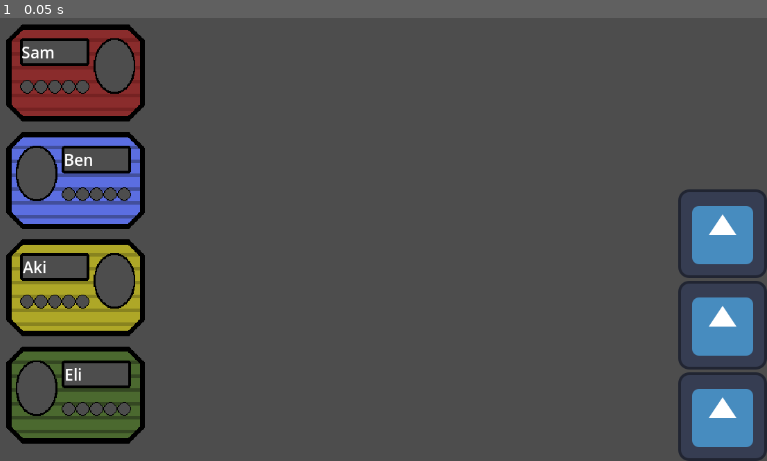
Above: before the commit, frame 1.
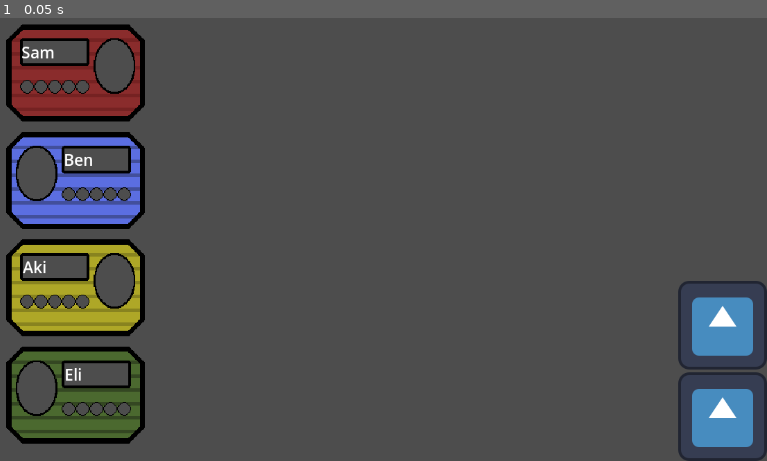
Above: after the commit, the same moment.

Repository: ChaffeyGameDevelopmentClub/SummerGameJam
Game: Godot game, scene res://Scenes/game_settings.tscn
Same seed, same stepped clock (60 frames per second), same inputs: the game is played once before the commit and once after it. The project has no main scene, so this scene is started directly. The engine's default icon, where the game draws it, is replaced by a stand-in: a white triangle on a blue panel in a dark square.
Inputs:
- Up to frame 1 (0.05 s): no input

The runs differ from the first frame. In frame 1, 1.3% of the frame differs, in the area x 88-100%, y 38-59%.

Commit message:
added keyboard

Diff:
--- a/Godot/Scenes/game_settings.tscn
+++ b/Godot/Scenes/game_settings.tscn
@@ -1,9 +1,9 @@
 [gd_scene load_steps=7 format=3 uid="uid://ywkqu5myubrk"]
 
-[ext_resource type="Texture2D" uid="uid://cfg2wswiicd2r" path="res://Assets/Art/Player1TopLeft.png" id="1_r5pfv"]
-[ext_resource type="Texture2D" uid="uid://c3lc6kbwjq8ua" path="res://Assets/Art/Player2TopRight.png" id="2_o1wqh"]
-[ext_resource type="Texture2D" uid="uid://c5wrpsyjjhsm" path="res://Assets/Art/Player3BottomLeft.png" id="3_j3pc7"]
-[ext_resource type="Texture2D" uid="uid://dt8pnpywyoeej" path="res://Assets/Art/Player4BottomRight.png" id="4_v2mwk"]
+[ext_resource type="Texture2D" uid="uid://cfg2wswiicd2r" path="res://Assets/Art/Player1/Player1TopLeft.png" id="1_r5pfv"]
+[ext_resource type="Texture2D" uid="uid://c3lc6kbwjq8ua" path="res://Assets/Art/Player2/Player2TopRight.png" id="2_o1wqh"]
+[ext_resource type="Texture2D" uid="uid://c5wrpsyjjhsm" path="res://Assets/Art/Player3/Player3BottomLeft.png" id="3_j3pc7"]
+[ext_resource type="Texture2D" uid="uid://dt8pnpywyoeej" path="res://Assets/Art/Player4/Player4BottomRight.png" id="4_v2mwk"]
 [ext_resource type="Texture2D" uid="uid://ba6gbb1ihthc1" path="res://icon.svg" id="5_if2nn"]
 
 [sub_resource type="Theme" id="Theme_0o3xg"]
@@ -117,7 +117,6 @@
 
 [node name="TextureButton" type="TextureButton" parent="Keyboard/GridContainer"]
 layout_mode = 2
-texture_normal = ExtResource("5_if2nn")
 
 [node name="TextureButton2" type="TextureButton" parent="Keyboard/GridContainer"]
 layout_mode = 2
Binary file added: Godot/Assets/Art/Keyboard Letters and Symbols.png
Not shown, added: Godot/Assets/Art/Keyboard Letters and Symbols.png.import
Renamed: Godot/Assets/Art/Player1TopLeft.png -> Godot/Assets/Art/Player1/Player1TopLeft.png
Not shown, added: Godot/Assets/Art/Player1/Player1TopLeft.png.import
Renamed: Godot/Assets/Art/PlayerRed.png -> Godot/Assets/Art/Player1/PlayerRed.png
Not shown, added: Godot/Assets/Art/Player1/PlayerRed.png.import
Not shown, removed: Godot/Assets/Art/Player1TopLeft.png.import
Renamed: Godot/Assets/Art/Player2TopRight.png -> Godot/Assets/Art/Player2/Player2TopRight.png
Not shown, added: Godot/Assets/Art/Player2/Player2TopRight.png.import
Renamed: Godot/Assets/Art/PlayerBlue.png -> Godot/Assets/Art/Player2/PlayerBlue.png
Not shown, added: Godot/Assets/Art/Player2/PlayerBlue.png.import
Not shown, removed: Godot/Assets/Art/Player2TopRight.png.import
(and 169 more such lines)
